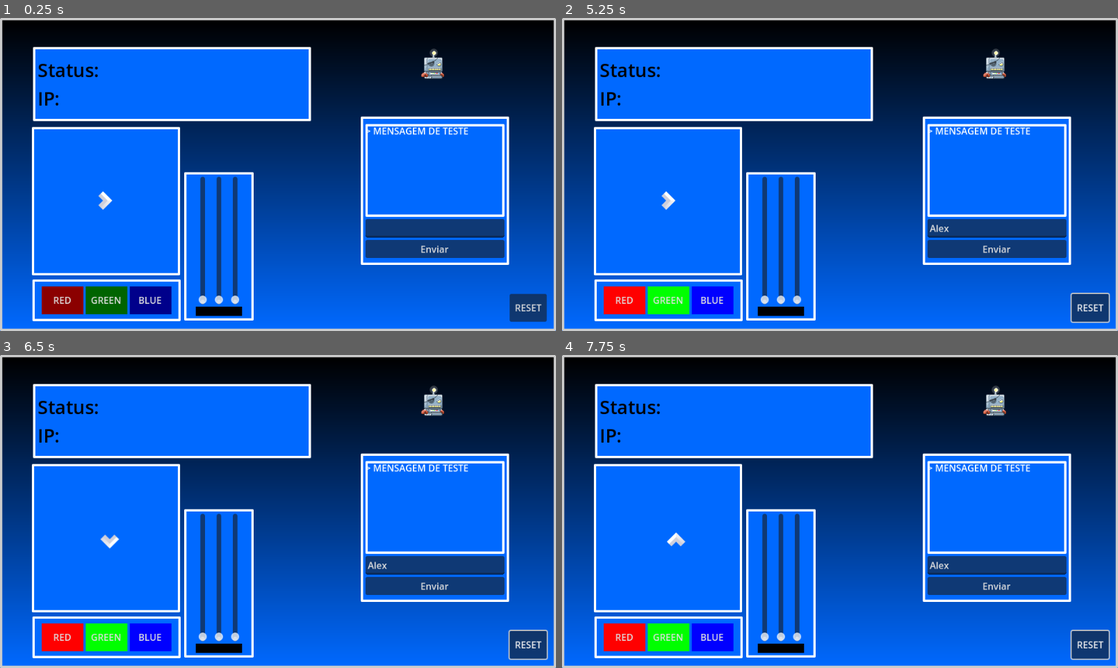
Above: before the commit, frames 1-4 (two rows, left to right).
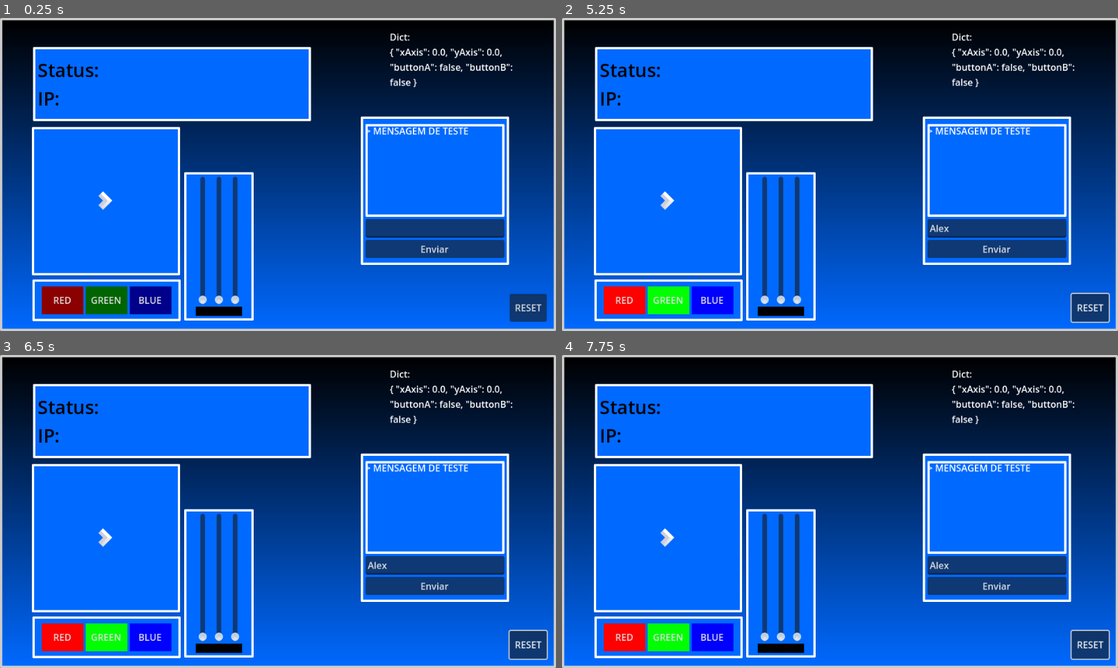
Above: after the commit, the same moments.

Repository: luisfpatrocinio/bitdog-patro-station
Game: Godot game, scene res://MainScreen.tscn
Two runs of this game, one before a commit and one after it. Both use one fixed random seed, a clock stepped at 60 frames per second and the inputs below. The engine's default icon, where the game draws it, is replaced by a stand-in: a white triangle on a blue panel in a dark square.
Inputs (mouse positions are in pixels of both pictures, inside the frame that each line leads up to):
- Up to frame 1 (0.25 s): no input
- Up to frame 2 (5.25 s): click (995, 227) at 0.52 s; type "Alex" at 0.6 s; click "Enviar" at 1.25 s; click "RED" at 2 s; click "GREEN" at 2.75 s; click "BLUE" at 3.5 s; click "RESET" at 4.25 s; move the mouse to (962, 158) at 5.02 s; hold Right (ui_right) from 5.03 s (still down); click (962, 158) at 5.17 s
- Up to frame 3 (6.5 s): move the mouse to (166, 527) at 5.77 s; release Right (ui_right) at 5.78 s; hold Down (ui_down) from 5.78 s (still down)
- Up to frame 4 (7.75 s): move the mouse to (895, 442) at 6.52 s; release Down (ui_down) at 6.53 s; hold Right (ui_right) 6.53-7.28 s; move the mouse to (812, 574) at 7.27 s; hold Up (ui_up) from 7.28 s (still down); click (812, 574) at 7.42 s

The runs differ from the first frame. In frame 1, 0.8% of the frame differs, in the area x 70-93%, y 4-23%; in frame 2, 0.9%; in frame 3, 0.9%; in frame 4, 1.0%, in the area x 17-93%, y 4-62%.

Commit message:
feat: signals logic, gamedev_assistant added

Diff:
--- a/ConnectionManager/ConnectionManager.gd
+++ b/ConnectionManager/ConnectionManager.gd
@@ -1,29 +1,63 @@
 extends Node
 
+## Porta UDP na qual o servidor irá escutar conexões.
 const PORT = 5000;
+
+## Instância do servidor UDP para receber conexões.
 var server := UDPServer.new();
+
+## Lista de peers conectados via UDP.
 var peers: Array[PacketPeerUDP] = [];
 
+## Dicionário que armazena o estado atual do input (eixos e botões).
+var inputDict: Dictionary = {
+	"xAxis": 0.0,
+	"yAxis": 0.0,
+	"buttonA": false,
+	"buttonB": false,
+}
+
+signal playerConnected;
+signal buttonAPressed;
+signal buttonBPressed;
+
+## Gerencia pacotes recebidos e atualiza o dicionário de inputs com base no tipo de pacote.
+## Pacotes que começam com "A" contêm dados do analógico.
+## Pacotes que começam com "B" indicam um botão pressionado.
 func managePacket(packet: String):
-	print("Packet: " + str(packet));
+	#print("Packet: " + str(packet));
 	var _firstChar = packet[0];
 	match _firstChar:
 		"A":
 			var _vector = packet.split_floats("|", false).slice(1);
+			inputDict.set("xAxis", _vector[0]);
+			inputDict.set("yAxis", _vector[1]);
+		"B":
+			var _buttonId = int(packet.split_floats("|", false).slice(1)[0]);
+			match _buttonId:
+				0:
+					inputDict.set("buttonA", true);
+					print("BUTTON PRESSED: A");
+					emit_signal("buttonAPressed");
+				1:
+					inputDict.set("buttonB", true);
+					print("BUTTON PRESSED: B");
+					emit_signal("buttonBPressed");
 
-			var _xInputAction = InputEventAction.new();
-			_xInputAction.action = "ui_left" if _vector[0] < 0 else "ui_right";
-			print(_xInputAction.action)
-			_xInputAction.pressed = abs(_vector[0]) > 0;
-			Input.parse_input_event(_xInputAction);
-
-
+## Inicia o servidor para escutar conexões na porta especificada.
 func _ready() -> void:
 	server.listen(PORT)
 
+## Limpa a lista de peers conectados.
 func clearPeers() -> void:
 	peers.clear();
 
+## Reseta os botões no dicionário de input para `false`.
+func resetButtons() -> void:
+	inputDict.set("buttonA", false);
+	inputDict.set("buttonB", false);
+
+## Atualiza os peers conectados e processa pacotes recebidos de cada um.
 func update_peers_and_packets() -> void:
 	for i in range(0, peers.size()):
 		var _thisPeer = peers[i];
@@ -31,6 +65,7 @@
 		if _packet:
 			managePacket(_packet.get_string_from_utf8());
 
+## Envia uma mensagem em string para todos os peers conectados.
 func send_data(message: String):
 	for peer: PacketPeerUDP in peers:
 		var _ip = peer.get_packet_ip()
@@ -38,26 +73,28 @@
 		print("Sending to %s | Message: %s" % [_ip, message])
 		peer.put_packet(_msg);
 
+## Função chamada a cada frame. Lida com polling de rede, nova conexão de peers e atualização de pacotes.
 func _process(delta: float) -> void:
 	server.poll();
+	resetButtons();
 
-	# Receber novos clientes:
+	# Verifica se há uma nova conexão de cliente
 	if server.is_connection_available():
 		var peer: PacketPeerUDP = server.take_connection()
 		var packet := peer.get_packet()
 		print("New peer connected: %s:%s" % [peer.get_packet_ip(), peer.get_packet_port()])
-		print("Received data: %s" % [packet])
-		#setStatus("Connected");
 
-		# Manage the received package
+		# Processa o primeiro pacote recebido
 		managePacket(packet.get_string_from_utf8());
 
+		# Envia confirmação de conexão
 		peer.put_packet(str("connected").to_utf8_buffer());
+		send_data("connected");
 
-		# Keep a reference so we can keep contacting the remote peer.
+		# Armazena o peer para comunicação futura
 		peers.append(peer)
+
+		emit_signal("playerConnected");
 	else:
-		#clientIPLabel.text = "Desconectado"
-
-		# Poll Received Packets
+		# Atualiza os pacotes recebidos dos peers existentes
 		update_peers_and_packets()
--- a/MainScreen.gd
+++ b/MainScreen.gd
@@ -15,6 +15,10 @@
 func setStatus(_statusStr: String):
 	infoPanel.container.get_node("StatusLabel").text = "Status: " + _statusStr;
 
+func _process(delta: float) -> void:
+	$DebugLabel.text = "Dict: \n";
+	$DebugLabel.text += str(ConnectionManager.inputDict);
+
 func updateStatusLabel():
 	if len(ConnectionManager.peers) <= 0:
 		var _statusLabel = infoPanel.container.get_node("StatusLabel") as Label;
--- a/MainScreen.tscn
+++ b/MainScreen.tscn
@@ -375,8 +375,18 @@
 color = Color(0, 0, 0, 1)
 
 [node name="HuembleWorld" type="Node2D" parent="."]
+visible = false
 position = Vector2(748, 84)
 
 [node name="HuembleRobot" parent="HuembleWorld" instance=ExtResource("10_kyyy7")]
 
+[node name="DebugLabel" type="Label" parent="."]
+offset_left = 673.0
+offset_top = 21.0
+offset_right = 929.0
+offset_bottom = 142.0
+theme = ExtResource("2_b26h7")
+text = "DEBUG AXIS: "
+autowrap_mode = 2
+
 [connection signal="pressed" from="TextPanel/Container/Button" to="." method="_on_button_pressed"]
--- a/Scripts/space_ship.gd
+++ b/Scripts/space_ship.gd
@@ -5,10 +5,15 @@
 
 func _ready() -> void:
 	startPosition = position;
+	ConnectionManager.buttonAPressed.connect(randomizeColor);
+	ConnectionManager.playerConnected.connect(randomizeColor);
+
+func _process(delta: float) -> void:
+	if ConnectionManager.inputDict.get("buttonA"):
+		pass
 
 func _physics_process(delta: float) -> void:
-	velocity = Input.get_vector("ui_left", "ui_right", "ui_up", "ui_down") * 10;
-	#print("Velocidade: ", velocity);
+	velocity = Vector2(ConnectionManager.inputDict.xAxis, ConnectionManager.inputDict.yAxis) * 10.0;
 
 	if velocity.length() > 0:
 		rotation = lerp_angle(rotation, velocity.angle(), 0.20);
@@ -17,3 +22,20 @@
 	# Limitar posição da nave
 	position.x = clamp(position.x, startPosition.x - moveRange, startPosition.x + moveRange);
 	position.y = clamp(position.y, startPosition.y - moveRange, startPosition.y + moveRange);
+
+# Edit file: res://Scripts/space_ship.gd
+func randomizeColor():
+	print("Randomizando.");
+	var rng = RandomNumberGenerator.new()
+	rng.randomize()
+
+	# Generate random RGB values between 0.3 and 1.0 to avoid dark colors
+	var r = rng.randf_range(0.3, 1.0)
+	var g = rng.randf_range(0.3, 1.0)
+	var b = rng.randf_range(0.3, 1.0)
+
+	# Create color from components
+	var new_color = Color(r, g, b)
+
+	# Apply color
+	modulate = new_color
--- a/project.godot
+++ b/project.godot
@@ -30,6 +30,10 @@
 naming/scene_name_casing=1
 naming/script_name_casing=1
 
+[editor_plugins]
+
+enabled=PackedStringArray("res://addons/gamedev_assistant/plugin.cfg")
+
 [global_group]
 
 MainScreen=""
Binary file added: addons/gamedev_assistant/dock/fonts/FiraCode-Regular.woff2
Not shown, added: addons/gamedev_assistant/dock/fonts/FiraCode-Regular.woff2.import
Not shown, added: addons/gamedev_assistant/dock/fonts/FiraCode_License.txt
Not shown, added: addons/gamedev_assistant/dock/gamedev_assistant_dock.tscn
Binary file added: addons/gamedev_assistant/dock/icons/arrowDown.png
Not shown, added: addons/gamedev_assistant/dock/icons/arrowDown.png.import
Binary file added: addons/gamedev_assistant/dock/icons/arrowLeft.png
Not shown, added: addons/gamedev_assistant/dock/icons/arrowLeft.png.import
Binary file added: addons/gamedev_assistant/dock/icons/arrowRight.png
Not shown, added: addons/gamedev_assistant/dock/icons/arrowRight.png.import
Binary file added: addons/gamedev_assistant/dock/icons/arrowUp.png
Not shown, added: addons/gamedev_assistant/dock/icons/arrowUp.png.import
(and 171 more such lines)
